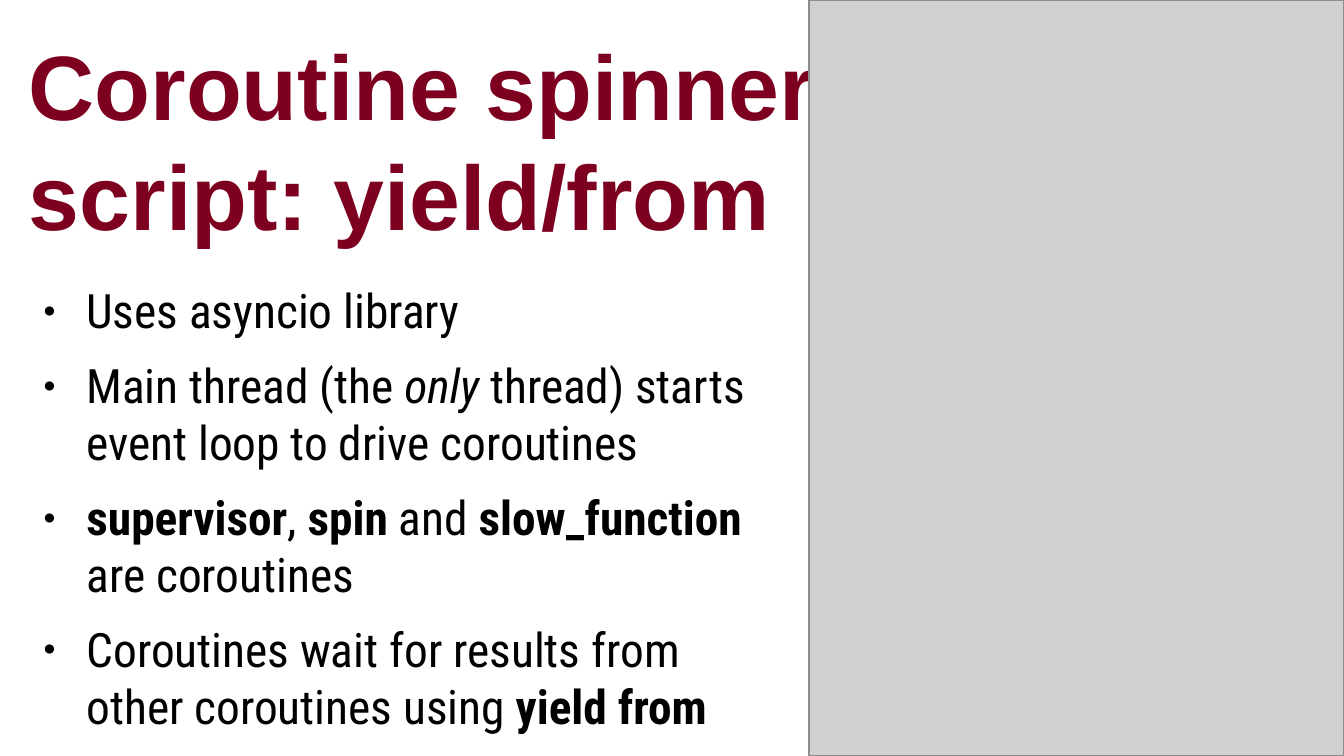
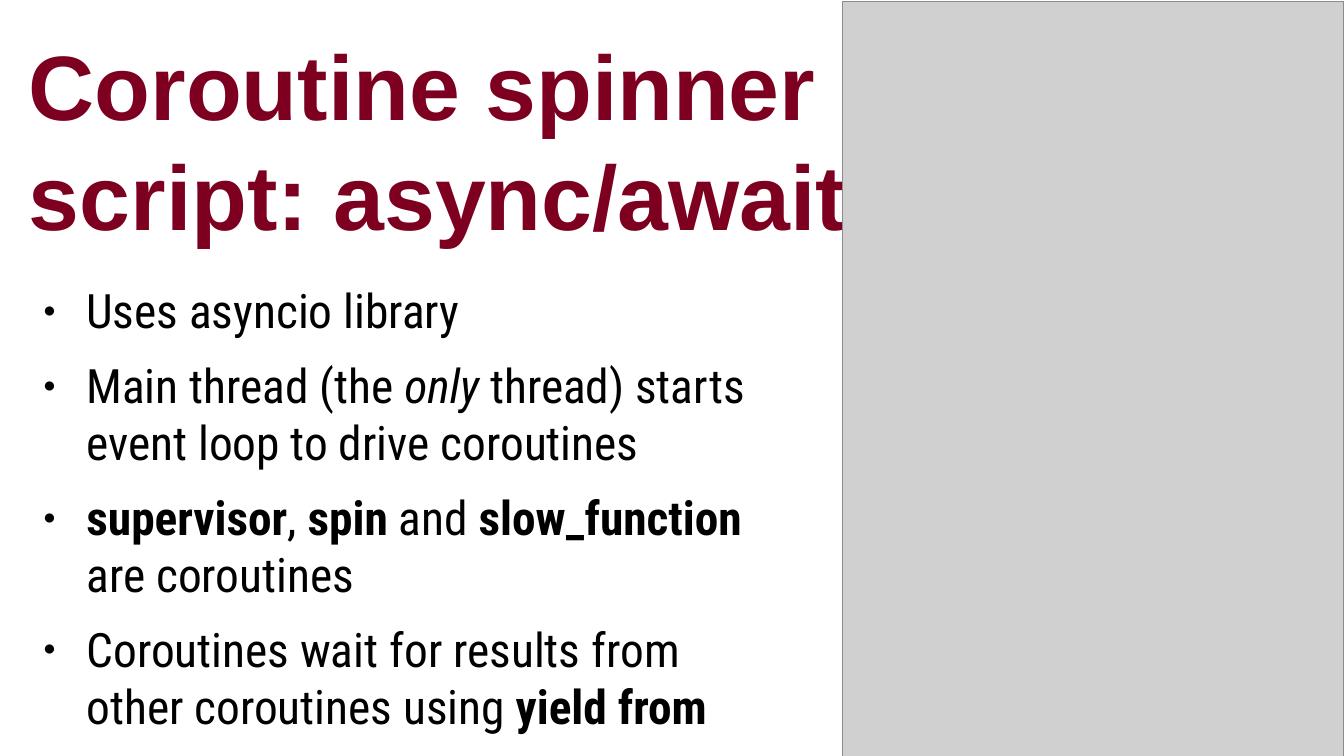
Before and after one commit to ramalho/platespinning, a slide deck: slide 13 of plate-spinning-oscon-eu.odp. Drawn at 1344x756 pixels with LibreOffice and Linux fonts; fonts in the diff are those of the drawing; grey boxes stand for pictures. Boxes give left, top, right and bottom in pixels: in the first picture for what was removed or moved away, otherwise in the second. Text is boxed around its words. In the diff, an @@ line names an element or a change of style, - is before the commit and + after.

```diff
--- a/plate-spinning-oscon-eu.odp
+++ b/plate-spinning-oscon-eu.odp
@@ picture: place and size @@
-picture at [810,0,1344,756]
+picture at [843,1,1344,756]
@@ title at [29,53,846,247]: text changed @@
-Coroutine spinner
-script: yield/from
+Coroutine spinner
+script: async/await
```
Also in this commit, not shown: 29 other slides changed, 1 slide added, 4 slides removed, 13 other files.
